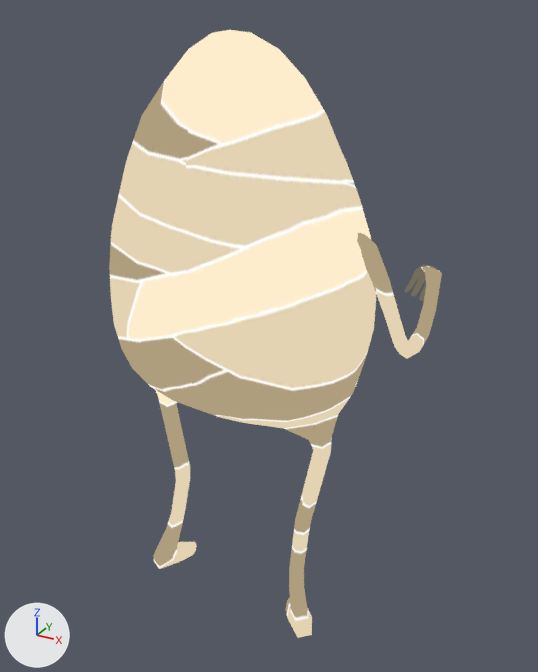
The glTF model godot/assets/models/battle/summons/Fummy.glb, before and after one commit.
Rendered twice from a 50 mm camera at (0.102, -0.1614, 0.1758) aimed at (0.0029, 0.0189, 0.0857). Lighting does not change. The marker at lower left points along +X, +Y and +Z. The older version comes first. Both versions are drawn at frame 27 of the action 'LittleMummy_Idle'; the numbers are the values there. Vertices at exactly the same position are counted once.

The first picture shows 'LittleMummy'.
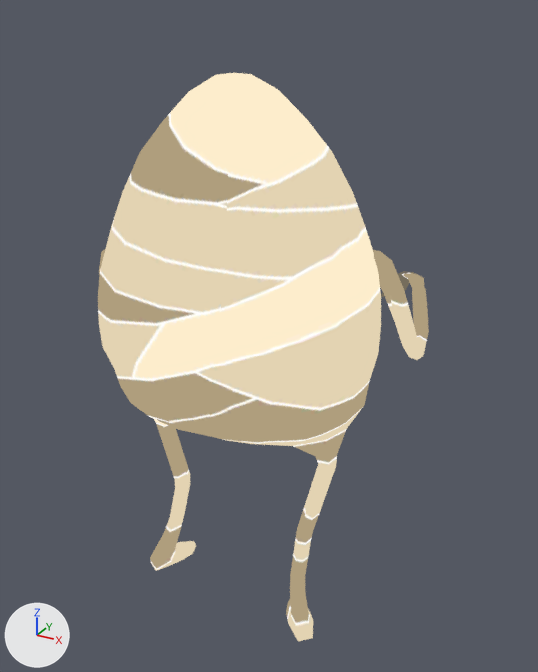
The change, as a diff of the scene's bpy script:
```diff
--- a/godot/assets/models/battle/summons/Fummy.glb.py
+++ b/godot/assets/models/battle/summons/Fummy.glb.py
@@ me_littlemummy @@
 # used by ob_littlemummy; parent = ob_fummy; location = (0.0, 0.0, 0.0); rotation_euler = (1.571, 0.0, 0.0), in degrees (90, 0, 0)
-me_littlemummy.from_pydata(...)  # 626 vertices, 1240 faces; spans x -0.86..1.01, y 0.0..3.42, z -1.06..0.41
+me_littlemummy.from_pydata(...)  # 626 vertices, 1240 faces; spans x -0.93..0.96, y -0.5..1.24, z -0.01..3.23
+# me_littlemummy part 1: 626 of 626 vertices moved; they spanned x -0.86..1.01, y 0.0..3.42, z -1.06..0.41 and now span x -0.93..0.96, y -0.5..1.24, z -0.01..3.23; mean shift (-0.06, -1.47, 2.01)
 me_littlemummy.materials.append(mat_littlemummy)
@@ ob_littlemummy @@
 ob_littlemummy = bpy.data.objects.new('LittleMummy', me_littlemummy)
-ob_littlemummy.parent = ob_fummy
 ob_littlemummy.location = (0.0, 0.0, 0.0)
-ob_littlemummy.rotation_euler = (1.571, 0.0, 0.0)  # degrees (90, 0, 0)
+ob_littlemummy.scale = (0.05, 0.05, 0.05)
```

What differs and where, as boxes [x1, y1, x2, y2] in the pictures (538 x 672 px):
'LittleMummy', reshaped, rescaled, moved, turned: before [109, 30, 442, 638]; after [98, 73, 429, 642]
